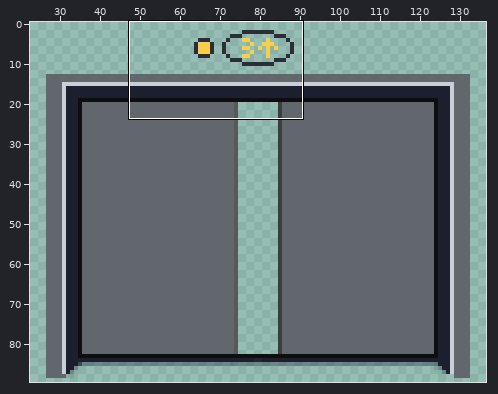
File history of a pixel-art file, assets/ase/elevator_shi/elevator_animation.ase. Above: a wide view before the commit, with the close-up outlined.
Close-up. Old version:
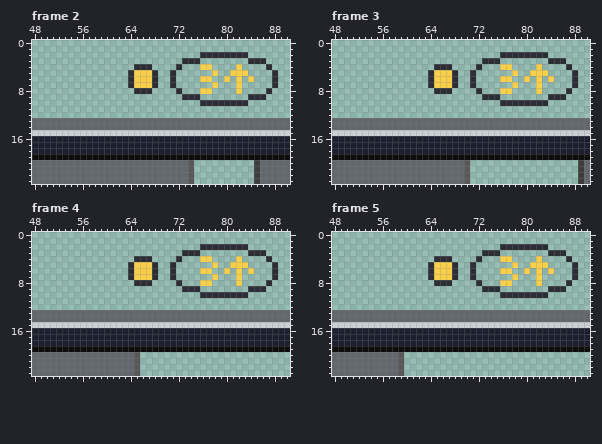
160x90 pixels, 8 frames. Colours within 5 levels of each other are drawn and written as one. Shown: frame 2: x 48..90, y 0..23; frame 3: x 48..90, y 0..23; frame 4: x 48..90, y 0..23; frame 5: x 48..90, y 0..23. The wide view leaves out empty margins. The commit also changed other frames or places, which this record leaves out.
After:
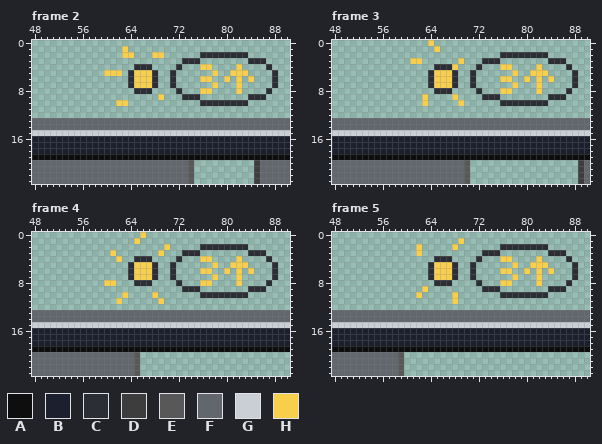
Palette (. is transparent): A #0e0e0f  B #1c1f2d  C #2c2e36  D #3d3d3d  E #585858  F #62666d  G #caced5  H #f8cf4a
The author wrote: added spritesheet for elevator + animation triggered when pressed space
Difference:
layer "background_elevator" now shown
--- frame 2, layer "background_elevator"
@@ x 58..71 @@
  0 ..............
- 1 ..............
- 2 ..............
+ 1 .....H........
+ 2 .....HH...HH..
  3 ..............
  4 .......CCC....
- 5 ......CHHHC..C
+ 5 ..HHH.CHHHC..C
  6 ......CHHHC..C
@@ x 60..71 @@
  8 .....CCC....
- 9 ............
-10 ............
+ 9 .........H..
+10 ..HH........
 11 ............
--- frame 3, layer "background_elevator"
@@ x 59..71 @@
- 0 .............
- 1 .............
+ 0 .....H.......
+ 1 ......H......
  2 .............
- 3 .............
- 4 ......CCC....
+ 3 ..HH......H..
+ 4 ......CCCH...
  5 .....CHHHC..C
@@ x 61..71 @@
  8 ....CCC....
- 9 ...........
-10 ...........
+ 9 ..H....H...
+10 ..H.....H..
 11 ...........
--- frame 4, layer "background_elevator"
@@ x 59..72 @@
- 0 ..............
- 1 ..............
- 2 ..............
- 3 ..............
- 4 ......CCC....C
+ 0 .......H......
+ 1 ......H.......
+ 2 ...........H..
+ 3 ..H.......H...
+ 4 ...H..CCC....C
  5 .....CHHHC..C.
@@ x 58..71 @@
  7 ......CHHHC..C
- 8 .......CCC....
+ 8 ..HH...CCC....
  9 ..............
-10 ..............
-11 ..............
+10 .....H....H...
+11 ....H......H..
 12 ..............
--- frame 5, layer "background_elevator"
@@ x 60..71 @@
  0 ............
- 1 ............
- 2 ............
- 3 ............
+ 1 .........H..
+ 2 ..H.....H...
+ 3 ..H.........
  4 .....CCC....
@@ x 60..70 @@
  8 .....CCC...
- 9 ...........
-10 ...........
-11 ...........
+ 9 ...H.......
+10 ..H.....H..
+11 ........H..
 12 ...........
